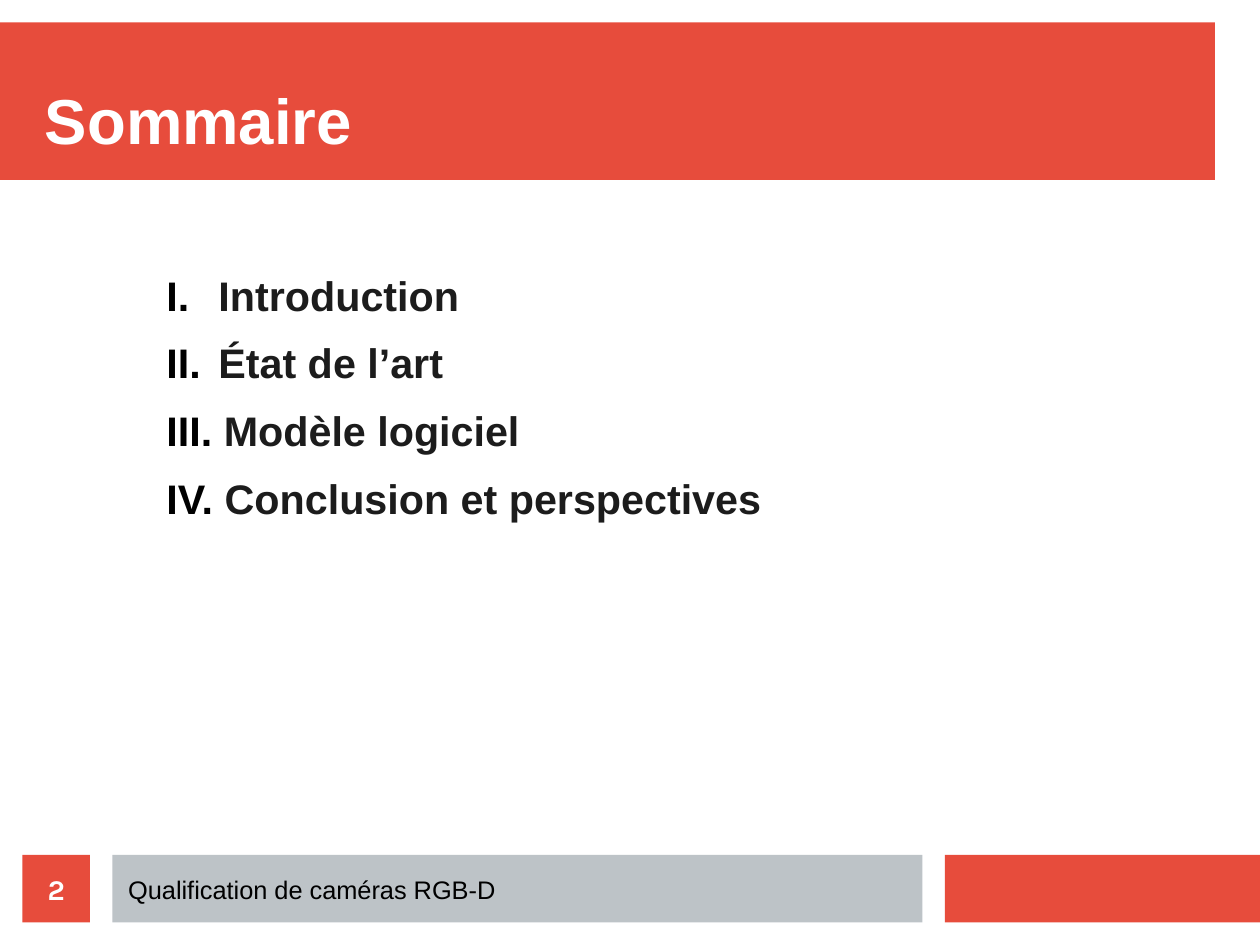
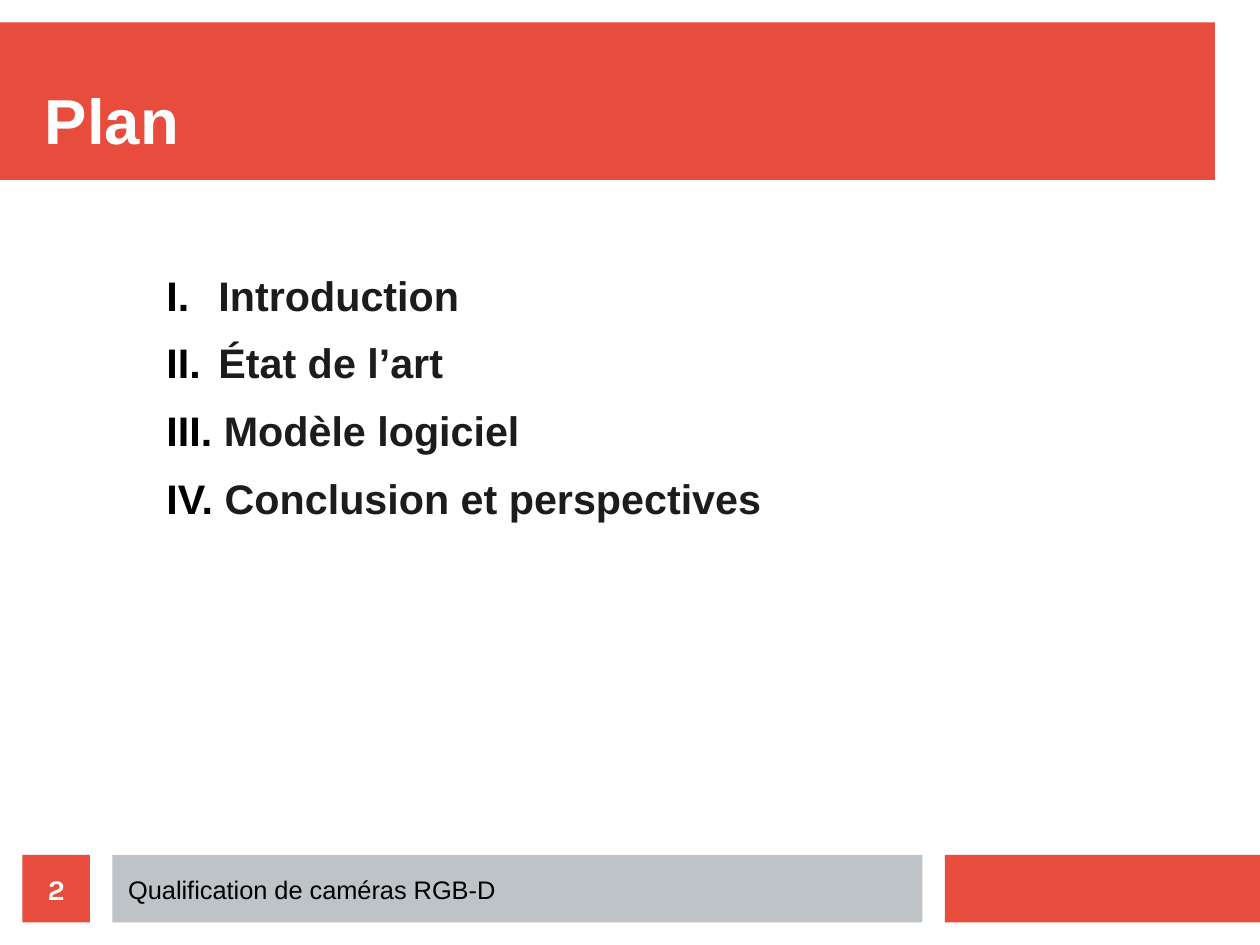
Before and after one commit to YasmineBOU/MemoireProjetTuteure, a slide deck: slide 2 of Présentations/présentation.odp. Drawn at 1260x945 pixels with LibreOffice and Linux fonts; fonts in the diff are those of the drawing. Boxes give left, top, right and bottom in pixels: in the first picture for what was removed or moved away, otherwise in the second. Text is boxed around its words. In the diff, an @@ line names an element or a change of style, - is before the commit and + after.

```diff
--- a/Présentations/présentation.odp
+++ b/Présentations/présentation.odp
@@ title at (45,98,179,145): text changed @@
-Sommaire
+Plan
```
Also in this commit, not shown: 5 other slides changed, 1 slide added, 3 slides removed, 1 other file.
